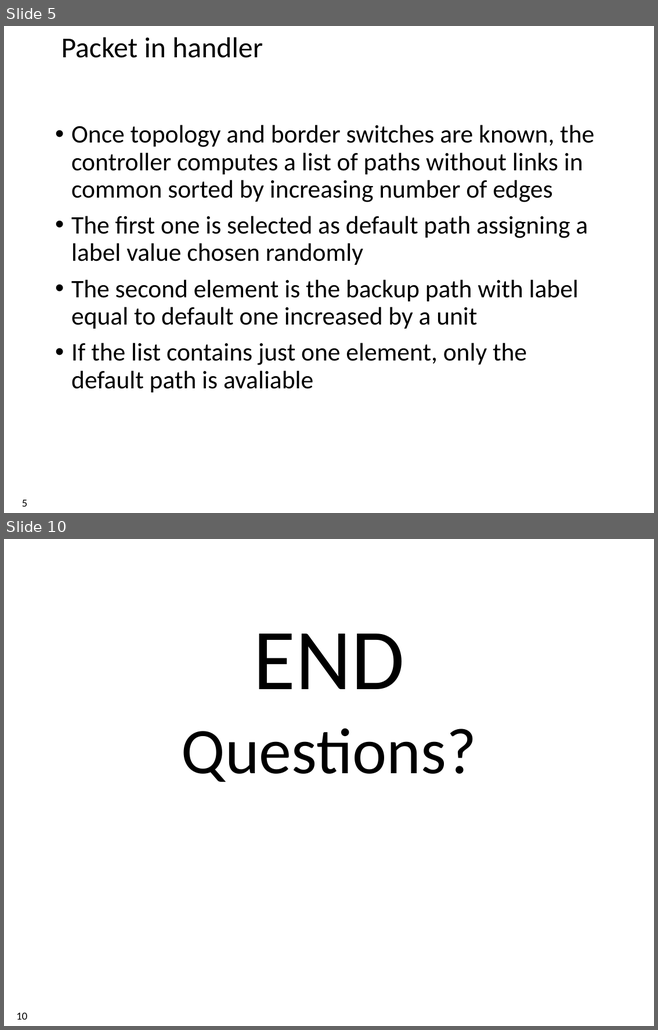
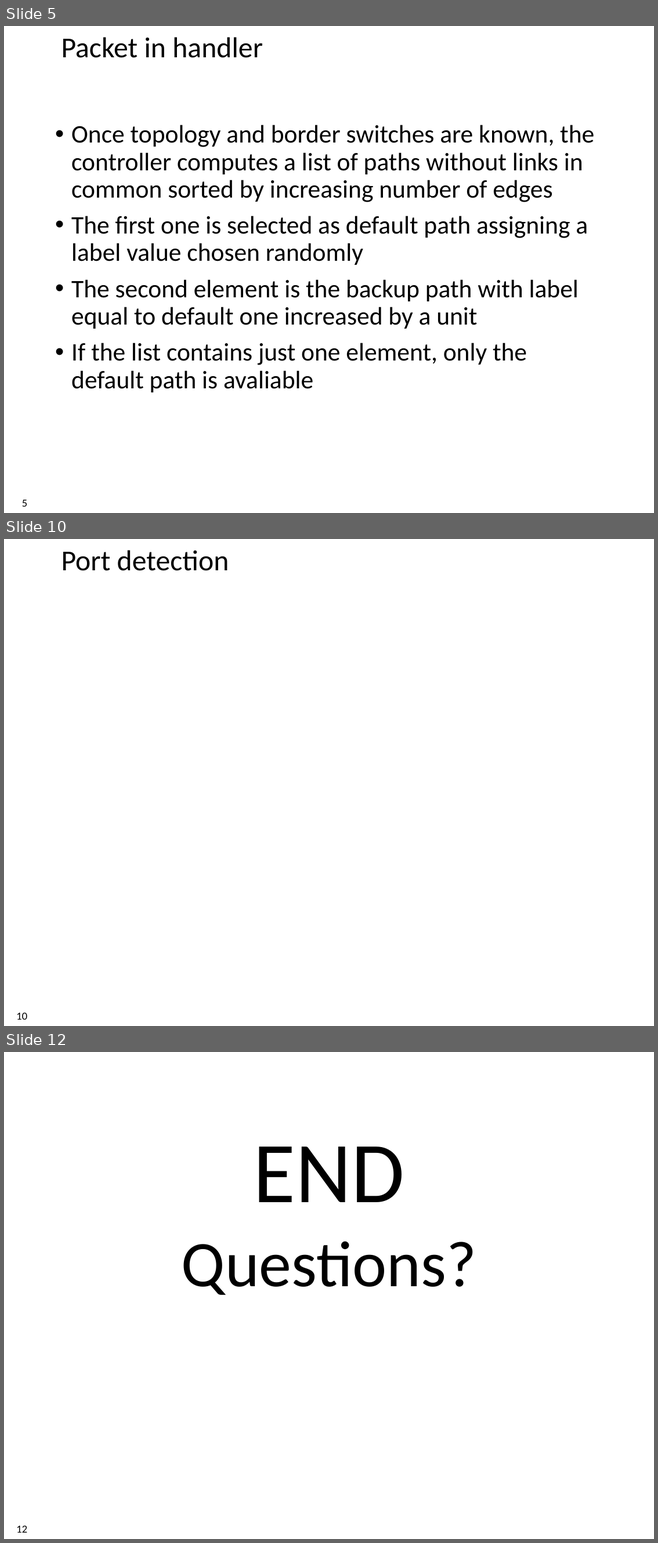
Before and after one commit to xdl907/switching-and-routing-project, a slide deck: template_project_exam__1_.pptx. Shown one above the other, each under a label of ours: slides 5 and 10 before the commit, slides 5, 10 and 12 after it; the slides between them are not shown. The pictures are 658x1030 and 658x1543 pixels, drawn with LibreOffice and Linux fonts; fonts in the diff are those of the drawing; background and template pictures are left out. Boxes give left, top, right and bottom in pixels: in the first picture for what was removed or moved away, otherwise in the second. Text is boxed around its words. In the diff, an @@ line names an element or a change of style, - is before the commit and + after.

```diff
--- a/template_project_exam__1_.pptx
+++ b/template_project_exam__1_.pptx
@@ slide 10 added at (4,539,654,1026), background #FFFFFF @@
@@ title added at (61,550,229,571), 32 pt, text #000000 @@
+Port detection
@@ page number added at (16,1013,27,1020), 12 pt, text #000000 @@
+10
@@ what was slide 10 is now slide 12 @@
@@ page number at (16,1526,27,1533): text changed @@
-10
+12
```
Also in this commit, not shown: 5 slides changed, 2 other slides added, 1 slide removed.
